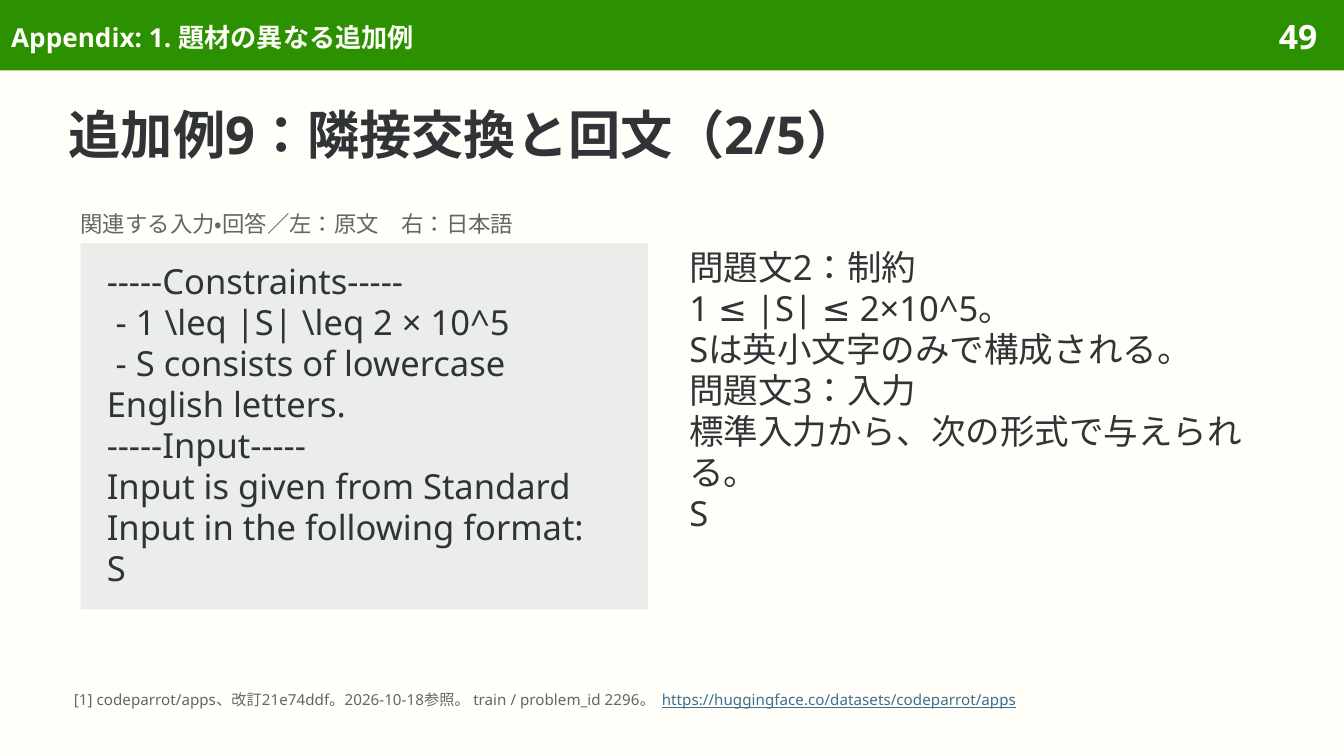
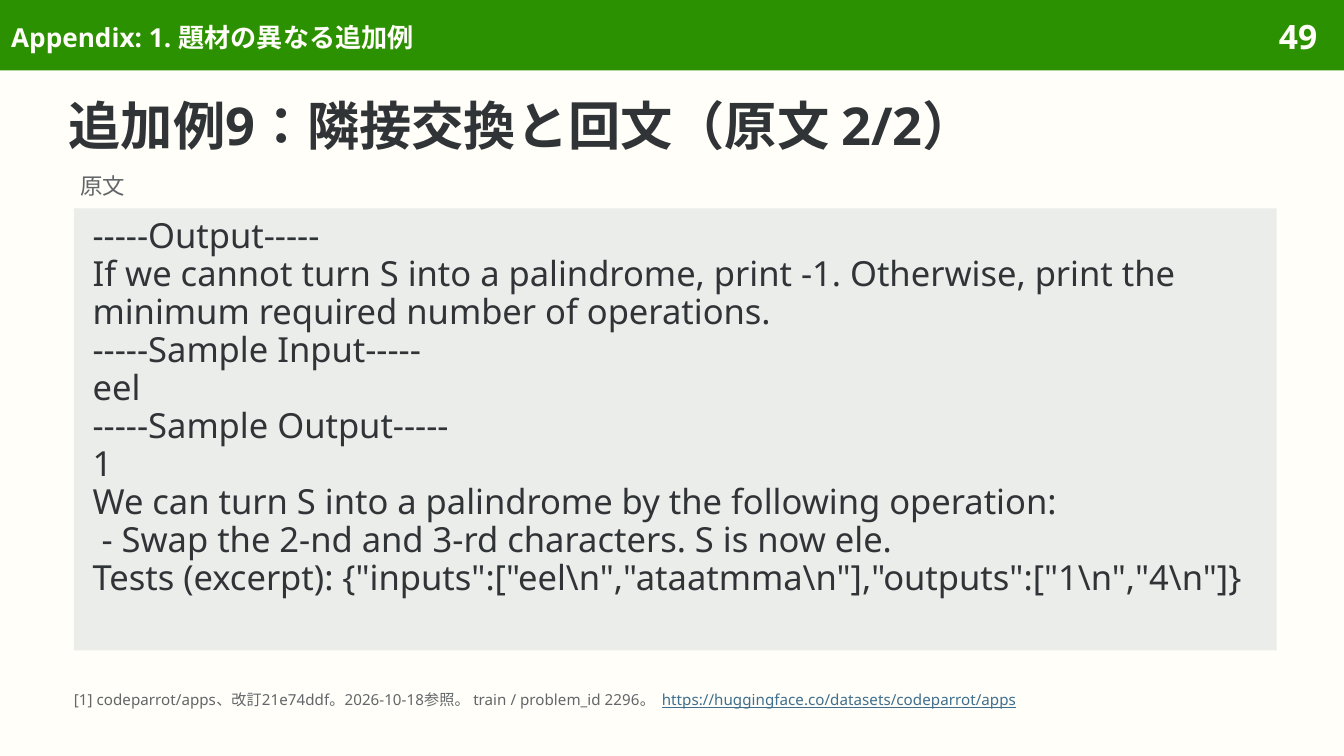
Before and after one commit to sasakiy84/datasets-in-10-minutes, a slide deck: slide 49 of slides/datasets-in-10-minutes-apps.pptx. Drawn at 1344x756 pixels with LibreOffice and Linux fonts; fonts in the diff are those of the drawing. Boxes give left, top, right and bottom in pixels: in the first picture for what was removed or moved away, otherwise in the second. Text is boxed around its words. In the diff, an @@ line names an element or a change of style, - is before the commit and + after.

```diff
--- a/slides/datasets-in-10-minutes-apps.pptx
+++ b/slides/datasets-in-10-minutes-apps.pptx
@@ title at (69,100,975,150): text changed @@
-追加例9：隣接交換と回文（2/5）
+追加例9：隣接交換と回文（原文 2/2）
@@ text added at (81,175,126,196), 12 pt, text #626669 @@
+原文
@@ rectangle added at (74,208,1277,650), fill #EBEDEB, 18.5 pt, text #303437 @@
+-----Output-----
+If we cannot turn S into a palindrome, print -1. Otherwise, print the minimum required number of operations.
+-----Sample Input-----
+eel
+-----Sample Output-----
+1
+We can turn S into a palindrome by the following operation:
+- Swap the 2-nd and 3-rd characters. S is now ele.
+Tests (excerpt): {"inputs":["eel\n","ataatmma\n"],"outputs":["1\n","4\n"]}
@@ text removed at (81,213,513,234) @@
-関連する入力・回答／左：原文 右：日本語
@@ rectangle removed at (81,243,648,609) @@
------Constraints-----
-- 1 \leq |S| \leq 2 × 10^5
-- S consists of lowercase English letters.
------Input-----
-Input is given from Standard Input in the following format:
-S
@@ text removed at (689,251,1241,527) @@
-問題文2：制約
-1 ≤ |S| ≤ 2×10^5。
-Sは英小文字のみで構成される。
-問題文3：入力
-標準入力から、次の形式で与えられる。
-S
```
Also in this commit, not shown: 27 other slides changed, 2 slides removed, 9 other files.
